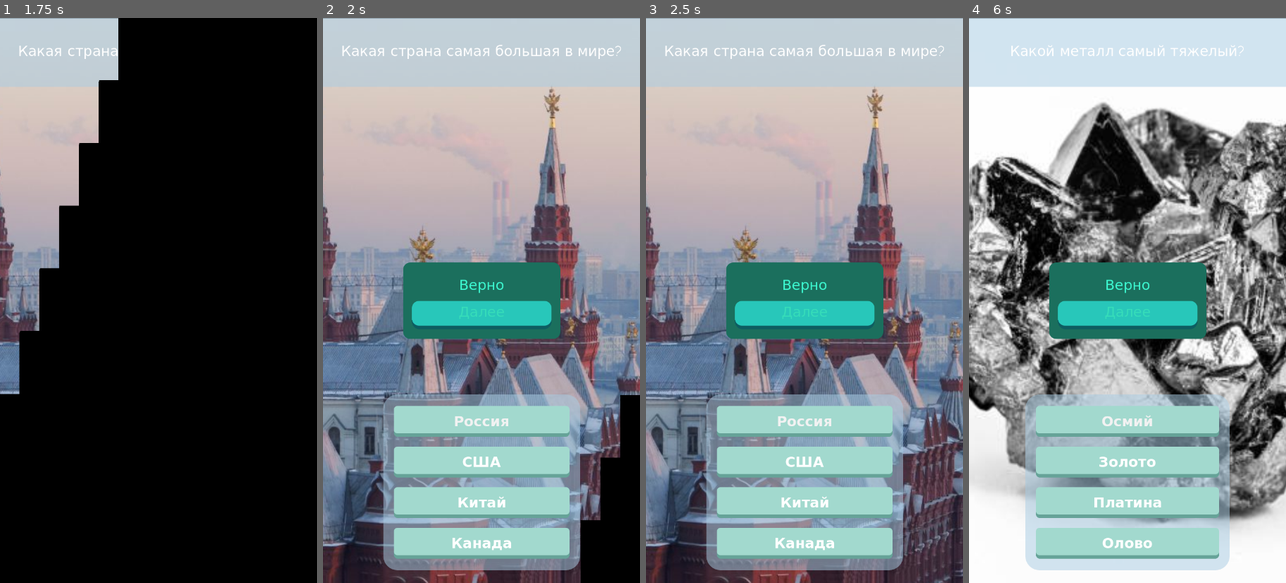
Above: before the commit, frames 1-4 (left to right).
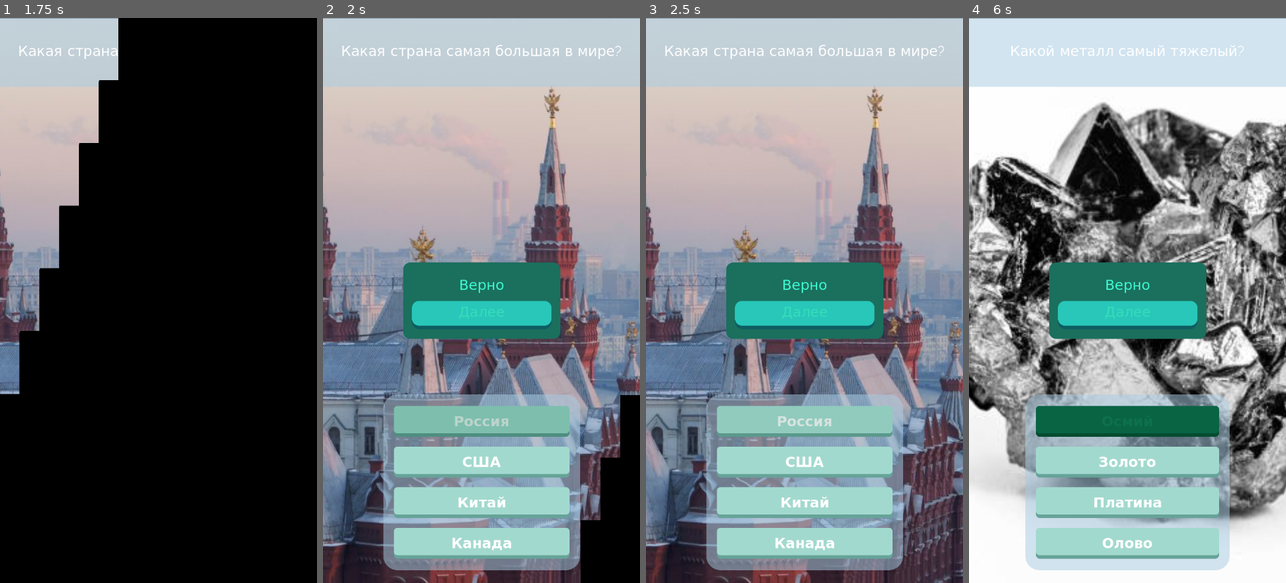
Above: after the commit, the same moments.

Repository: ash4rk/ad-aurum-quiz
Game: Godot game, scene res://main.tscn
Same seed, same stepped clock (60 frames per second), same inputs: the game is played once before the commit and once after it.
Inputs:
- Up to frame 1 (1.75 s): click "Начать игру" at 0.5 s; click "Россия" at 1.25 s
- Up to frame 2 (2 s): no input
- Up to frame 3 (2.5 s): click "США" at 2 s
- Up to frame 4 (6 s): click "Китай" at 2.75 s; click "Канада" at 3.5 s; click "Далее" at 4.25 s; click "Осмий" at 5 s; click "Золото" at 5.75 s

Frame 1 is identical in both runs. In frame 2, 2.7% of the frame differs, in the area x 22-78%, y 68-74%; in frame 3, 0.1%; in frame 4, 3.2%, in the area x 21-79%, y 68-75%.

Commit message:
FEAT: Implement button blinking

Diff:
--- a/scenes/answer_button.gd
+++ b/scenes/answer_button.gd
@@ -7,3 +7,9 @@
 
 func _ready():
 	self.text = answer_text
+
+func check_button():
+	if is_correct:
+		$AnimationPlayer.play("green_blinking")
+	if not is_correct and button_pressed:
+		self.modulate = Color.DARK_RED
--- a/scenes/answer_button.tscn
+++ b/scenes/answer_button.tscn
@@ -42,6 +42,44 @@
 corner_radius_bottom_right = 8
 corner_radius_bottom_left = 8
 
+[sub_resource type="Animation" id="Animation_s77vd"]
+resource_name = "green_blinking"
+length = 2.2
+loop_mode = 1
+tracks/0/type = "value"
+tracks/0/imported = false
+tracks/0/enabled = true
+tracks/0/path = NodePath(".:modulate")
+tracks/0/interp = 1
+tracks/0/loop_wrap = true
+tracks/0/keys = {
+"times": PackedFloat32Array(0, 0.3, 0.6, 0.9, 1.2, 1.6, 2.1),
+"transitions": PackedFloat32Array(1, 1, 1, 1, 1, 1, 1),
+"update": 0,
+"values": [Color(0.802238, 0.887547, 0.858852, 1), Color(0, 0.431373, 0.286275, 1), Color(1, 1, 1, 1), Color(0, 0.431373, 0.286275, 1), Color(1, 1, 1, 1), Color(0, 0.431373, 0.286275, 1), Color(0.802238, 0.887547, 0.858852, 1)]
+}
+
+[sub_resource type="Animation" id="Animation_j60aj"]
+resource_name = "DEFAULT"
+tracks/0/type = "value"
+tracks/0/imported = false
+tracks/0/enabled = true
+tracks/0/path = NodePath(".:modulate")
+tracks/0/interp = 1
+tracks/0/loop_wrap = true
+tracks/0/keys = {
+"times": PackedFloat32Array(0),
+"transitions": PackedFloat32Array(1),
+"update": 0,
+"values": [Color(1, 1, 1, 1)]
+}
+
+[sub_resource type="AnimationLibrary" id="AnimationLibrary_5dyr8"]
+_data = {
+"DEFAULT": SubResource("Animation_j60aj"),
+"green_blinking": SubResource("Animation_s77vd")
+}
+
 [node name="AnswerButton" type="Button"]
 theme_override_colors/font_color = Color(1, 1, 1, 1)
 theme_override_fonts/font = ExtResource("1_rlta1")
@@ -53,3 +91,9 @@
 theme_override_styles/focus = SubResource("StyleBoxFlat_jgxec")
 text = "Answer text"
 script = ExtResource("1_inxjq")
+
+[node name="AnimationPlayer" type="AnimationPlayer" parent="."]
+autoplay = "DEFAULT"
+libraries = {
+"": SubResource("AnimationLibrary_5dyr8")
+}
--- a/scenes/answer_checkbox.tscn
+++ b/scenes/answer_checkbox.tscn
@@ -64,7 +64,46 @@
 corner_radius_bottom_right = 8
 corner_radius_bottom_left = 8
 
+[sub_resource type="Animation" id="Animation_s77vd"]
+resource_name = "green_blinking"
+length = 2.2
+loop_mode = 1
+tracks/0/type = "value"
+tracks/0/imported = false
+tracks/0/enabled = true
+tracks/0/path = NodePath(".:modulate")
+tracks/0/interp = 1
+tracks/0/loop_wrap = true
+tracks/0/keys = {
+"times": PackedFloat32Array(0, 0.3, 0.6, 0.9, 1.2, 1.6, 2.1),
+"transitions": PackedFloat32Array(1, 1, 1, 1, 1, 1, 1),
+"update": 0,
+"values": [Color(0.802238, 0.887547, 0.858852, 1), Color(0, 0.431373, 0.286275, 1), Color(1, 1, 1, 1), Color(0, 0.431373, 0.286275, 1), Color(1, 1, 1, 1), Color(0, 0.431373, 0.286275, 1), Color(0.802238, 0.887547, 0.858852, 1)]
+}
+
+[sub_resource type="Animation" id="Animation_j60aj"]
+resource_name = "DEFAULT"
+tracks/0/type = "value"
+tracks/0/imported = false
+tracks/0/enabled = true
+tracks/0/path = NodePath(".:modulate")
+tracks/0/interp = 1
+tracks/0/loop_wrap = true
+tracks/0/keys = {
+"times": PackedFloat32Array(0),
+"transitions": PackedFloat32Array(1),
+"update": 0,
+"values": [Color(1, 1, 1, 1)]
+}
+
+[sub_resource type="AnimationLibrary" id="AnimationLibrary_5dyr8"]
+_data = {
+"DEFAULT": SubResource("Animation_j60aj"),
+"green_blinking": SubResource("Animation_s77vd")
+}
+
 [node name="AnswerCheckbox" type="CheckBox"]
+modulate = Color(0.802238, 0.887547, 0.858852, 1)
 focus_mode = 0
 theme = ExtResource("1_plotu")
 theme_override_constants/h_separation = 22
@@ -76,3 +115,9 @@
 theme_override_styles/focus = SubResource("StyleBoxFlat_pqnk8")
 text = "Answer text"
 script = ExtResource("1_uxrb0")
+
+[node name="AnimationPlayer" type="AnimationPlayer" parent="."]
+autoplay = "DEFAULT"
+libraries = {
+"": SubResource("AnimationLibrary_5dyr8")
+}
--- a/scenes/multi_question_screen.gd
+++ b/scenes/multi_question_screen.gd
@@ -1,5 +1,6 @@
 extends Node
 
+signal check_correctness
 const ANSWER_CHECKBOX_SCENE = preload("res://scenes/answer_checkbox.tscn")
 
 var question: Dictionary
@@ -24,8 +25,10 @@
 		check.answer_text = answer.text
 		check.is_correct = answer.correct
 		answer_checkboxes_container.add_child(check)
+		check_correctness.connect(check.check_button)
 
 func _check_correctness() -> void:
+	check_correctness.emit()
 	for check in answer_checkboxes_container.get_children():
 		if (not check.is_correct and check.button_pressed) or (check.is_correct and not check.button_pressed):
 			popup.show_wrong()
--- a/scenes/question_screen.gd
+++ b/scenes/question_screen.gd
@@ -1,5 +1,6 @@
 extends Node
 
+signal check_correctness
 const ANSWER_BUTTON_SCENE = preload("res://scenes/answer_button.tscn")
 
 var question: Dictionary
@@ -21,8 +22,10 @@
 		button.is_correct = answer.correct
 		answer_buttons_container.add_child(button)
 		button.pressed.connect(_check_correctness.bind(button.is_correct))
+		check_correctness.connect(button.check_button)
 
 func _check_correctness(is_correct: bool) -> void:
+	check_correctness.emit()
 	if is_correct:
 		Global.correct_answers += 1
 		popup.show_correct()
Not shown: 1 places in scenes/answer_button.tscn that only renumber resources
Not shown: 1 places in scenes/answer_checkbox.tscn that only renumber resources
